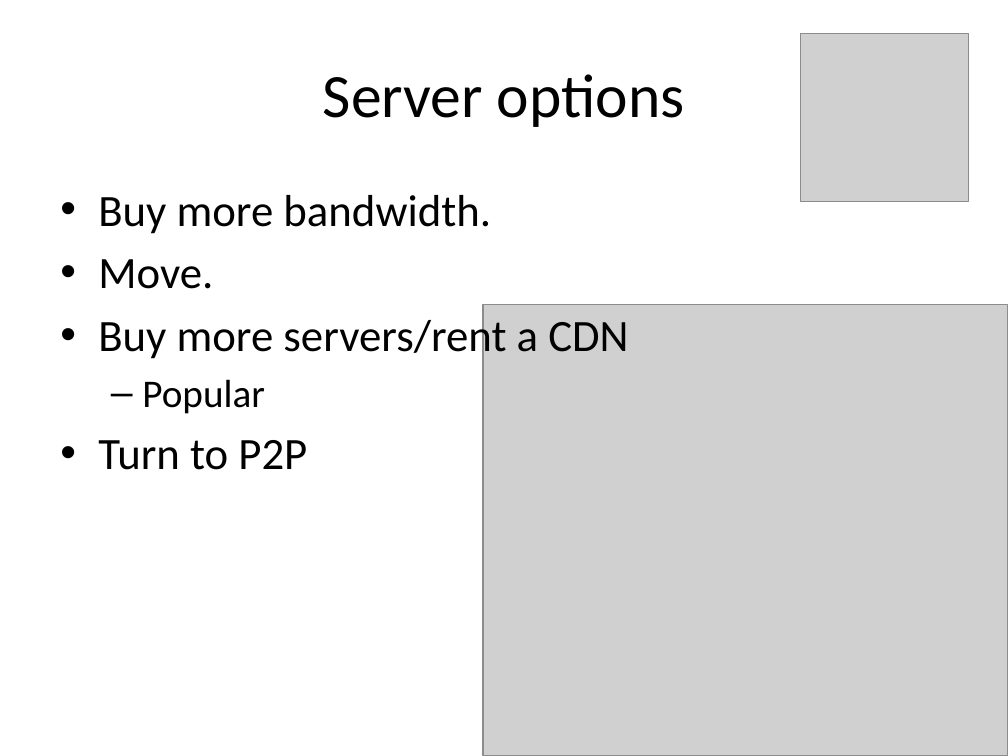
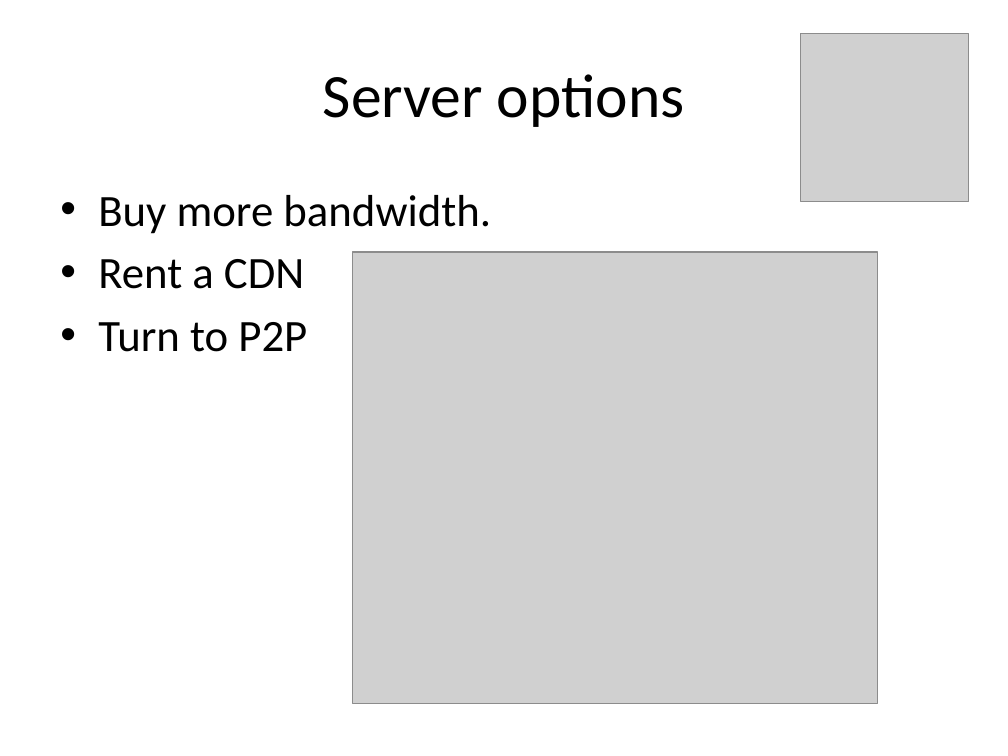
Before and after one commit to rdp/p2pwebclient, a slide deck: slide 5 of thesis_presentation/How to Make the Internet Faster.pptx (slide 7 before the commit). Drawn at 1008x756 pixels with LibreOffice and Linux fonts; fonts in the diff are those of the drawing; grey boxes stand for pictures. Boxes give left, top, right and bottom in pixels: in the first picture for what was removed or moved away, otherwise in the second. Text is boxed around its words. In the diff, an @@ line names an element or a change of style, - is before the commit and + after.

```diff
--- a/thesis_presentation/How to Make the Internet Faster.pptx
+++ b/thesis_presentation/How to Make the Internet Faster.pptx
@@ text at <box>98,259,304,289</box>: text changed @@
-• Move.
-• Buy more servers/rent a CDN
-  – Popular
+• Rent a CDN
@@ picture: place and size @@
-picture at <box>483,304,1008,756</box>
+picture at <box>353,252,878,704</box>
```
Also in this commit, not shown: 10 other slides changed, 1 slide added, 9 slides removed.
